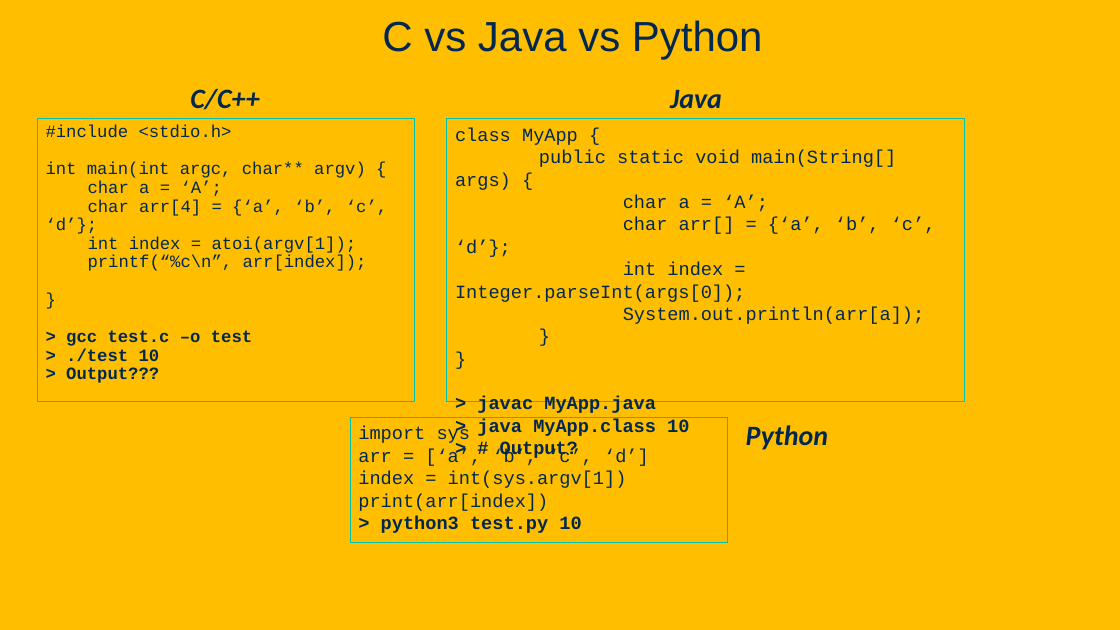
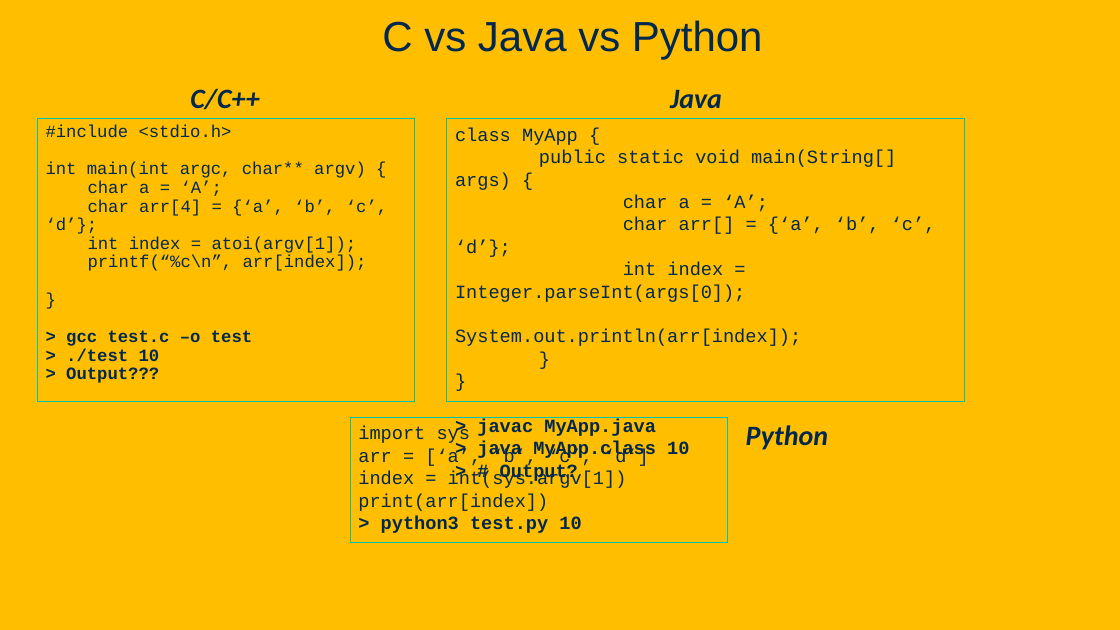
Before and after one commit to davsec-teaching/ecs160-f25, a slide deck: slide 4 of slides/9_software_security.pptx. Drawn at 1120x630 pixels with LibreOffice and Linux fonts; fonts in the diff are those of the drawing; background and template pictures are left out. Boxes give left, top, right and bottom in pixels: in the first picture for what was removed or moved away, otherwise in the second. Text is boxed around its words. In the diff, an @@ line names an element or a change of style, - is before the commit and + after.

```diff
--- a/slides/9_software_security.pptx
+++ b/slides/9_software_security.pptx
@@ text at <box>455,329,801,346</box>: text changed @@
-System.out.println(arr[a]);
+System.out.println(arr[index]);
```
Also in this commit, not shown: 7 other slides changed, 4 slides added, 1 slide removed.
